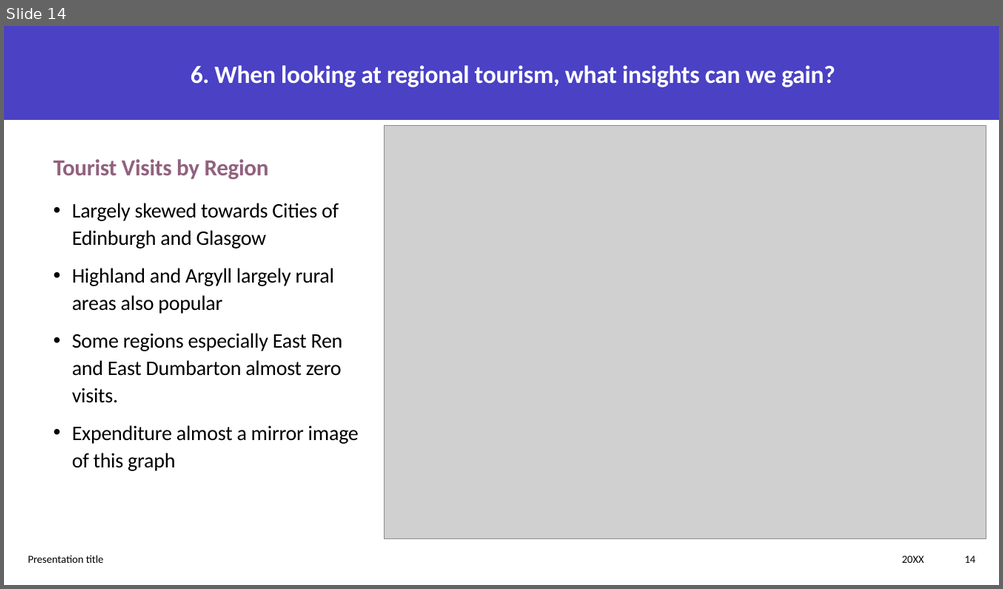
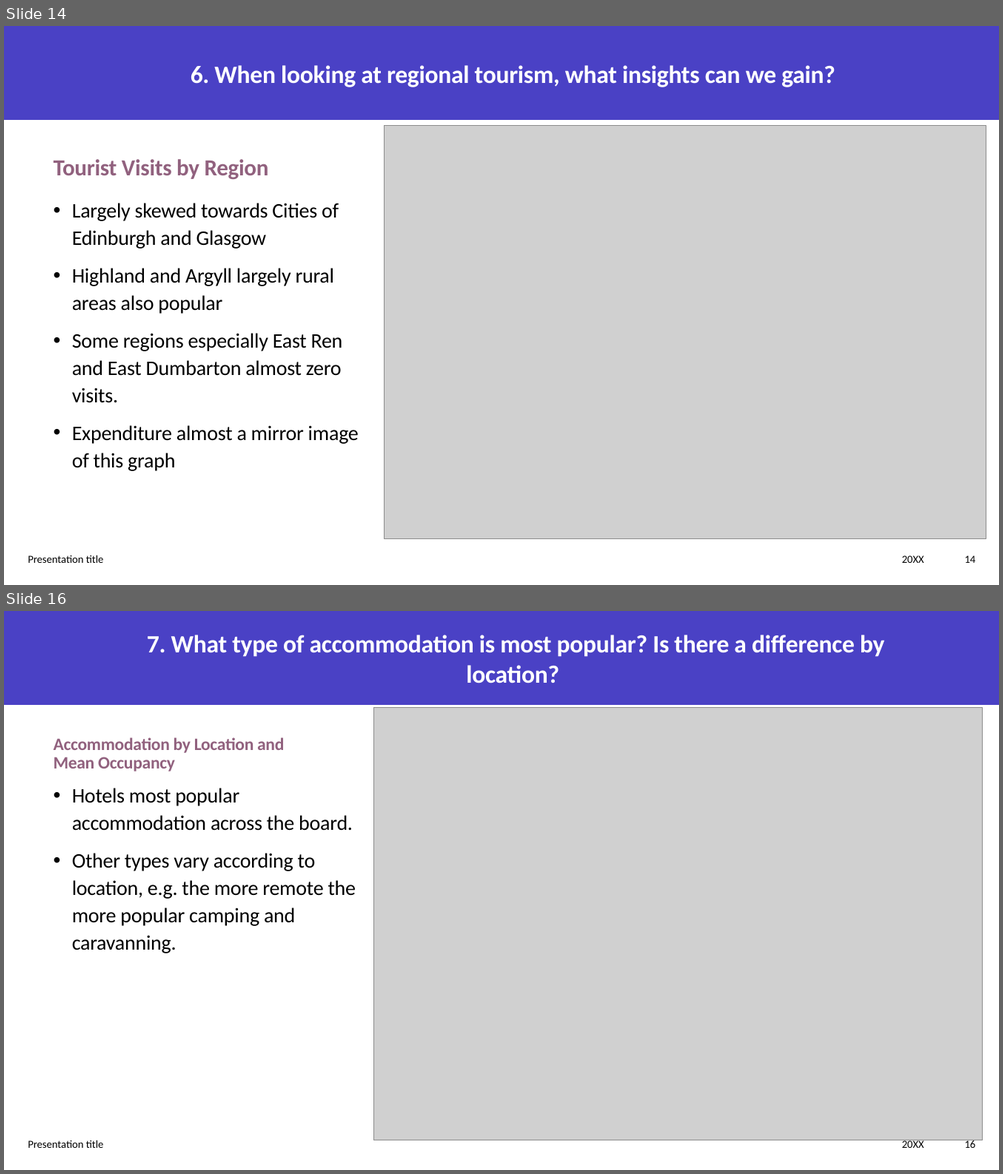
Before and after one commit to neilplenderleith/final_project_visit_scotland, a slide deck: Presentation/final_project_presentation.pptx. Shown one above the other, each under a label of ours: slide 14 before the commit, slides 14 and 16 after it; the slides between them are not shown. The pictures are 1003x589 and 1003x1174 pixels, drawn with LibreOffice and Linux fonts; fonts in the diff are those of the drawing; grey boxes stand for pictures. Boxes give left, top, right and bottom in pixels: in the first picture for what was removed or moved away, otherwise in the second. Text is boxed around its words. In the diff, an @@ line names an element or a change of style, - is before the commit and + after.

```diff
--- a/Presentation/final_project_presentation.pptx
+++ b/Presentation/final_project_presentation.pptx
@@ slide 16 added at <box>4,611,999,1170</box>, background #FFFFFF; not listed: 1 template element that a slide beside it also shows @@
@@ title added at <box>147,635,884,684</box>, 24 pt, text #FFFFFF, bold @@
+7. What type of accommodation is most popular? Is there a difference by location?
@@ picture added at <box>374,708,983,1141</box> @@
@@ text added at <box>54,738,284,772</box>, 16.8 pt, text #92617E, bold @@
+Accommodation by Location and Mean Occupancy
@@ text added at <box>72,788,356,954</box>, 20 pt, text #000000 @@
+• Hotels most popular accommodation across the board.
+• Other types vary according to location, e.g. the more remote the more popular camping and caravanning.
@@ text added at <box>28,1140,104,1148</box>, 10.5 pt, text #000000 @@
+Presentation title
@@ text added at <box>902,1139,924,1148</box>, 10.5 pt, text #000000 @@
+20XX
@@ page number added at <box>965,1139,976,1148</box>, 10.5 pt, text #000000 @@
+16
```
Also in this commit, not shown: 3 slides changed, 4 other slides added, 2 other files.
